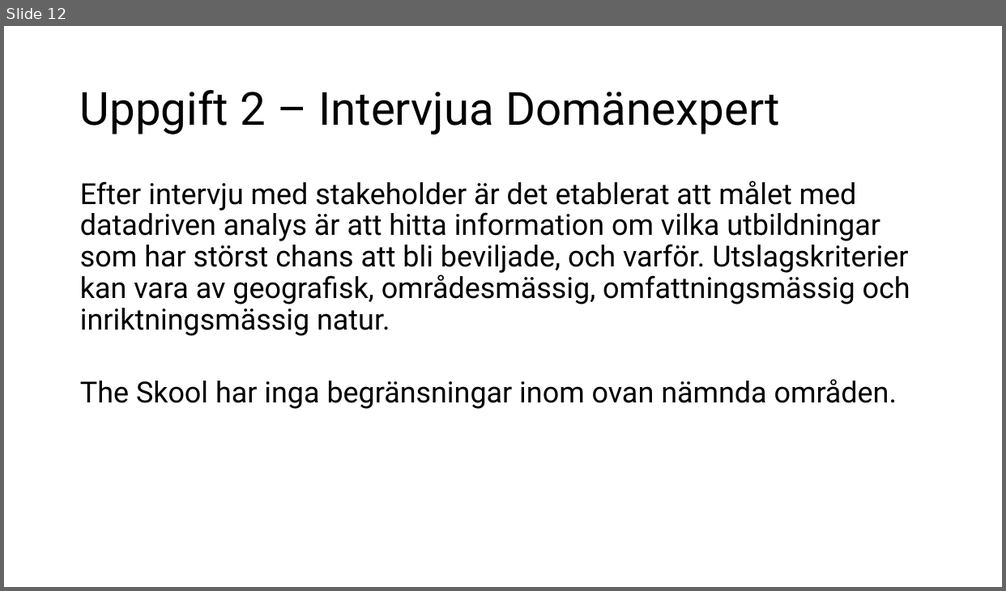
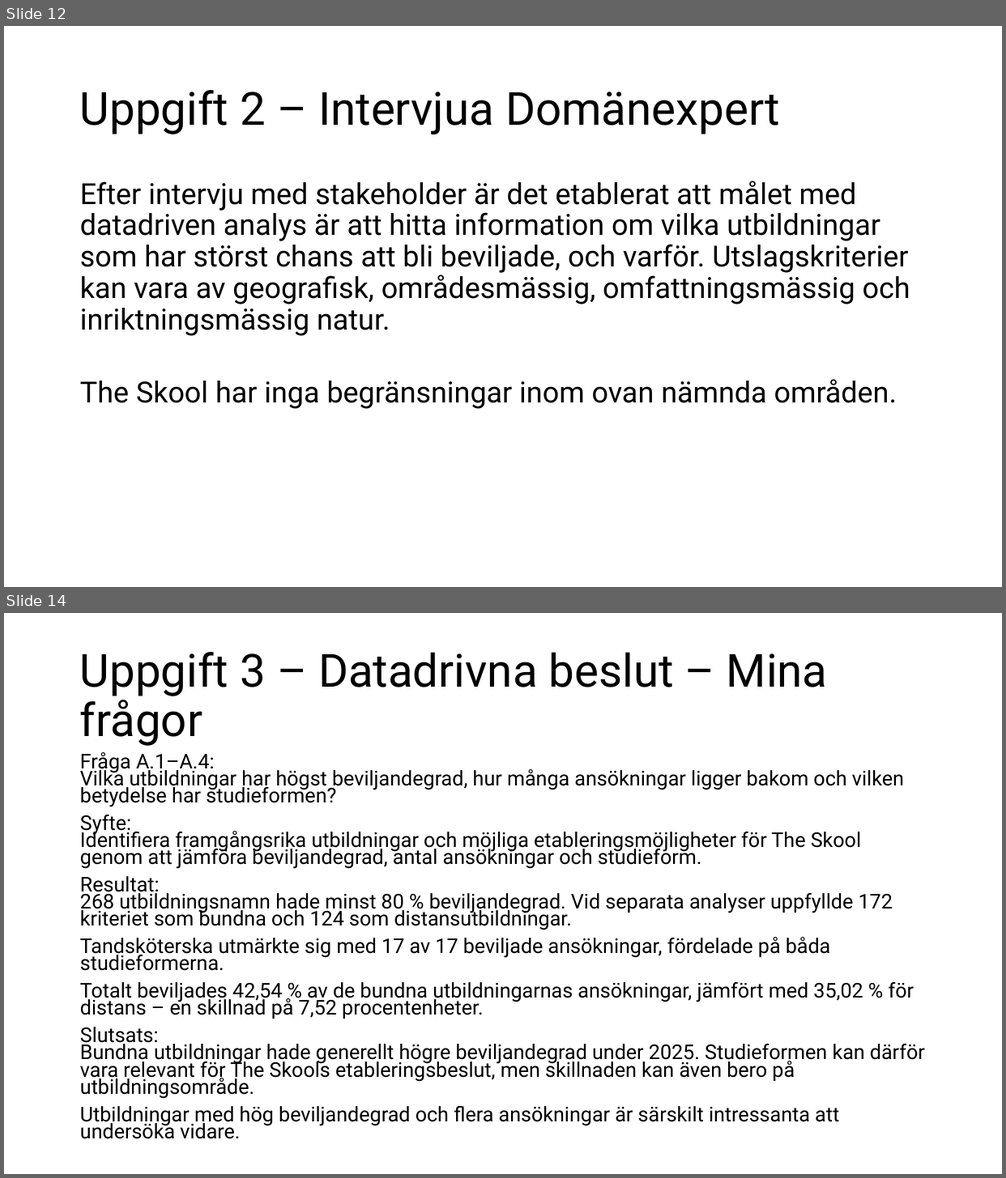
Before and after one commit to dosselicious/the_skool_jens_dossel, a slide deck: The Skool - Jens Dossel.pptx. Shown one above the other, each under a label of ours: slide 12 before the commit, slides 12 and 14 after it; the slides between them are not shown. The pictures are 1006x591 and 1006x1178 pixels, drawn with LibreOffice and Linux fonts; fonts in the diff are those of the drawing. Boxes give left, top, right and bottom in pixels: in the first picture for what was removed or moved away, otherwise in the second. Text is boxed around its words. In the diff, an @@ line names an element or a change of style, - is before the commit and + after.

Commit message:
ppt uppdaterad uppgift 3 A

```diff
--- a/The Skool - Jens Dossel.pptx
+++ b/The Skool - Jens Dossel.pptx
@@ slide 14 added at [4, 613, 1002, 1174], background #FFFFFF @@
@@ title added at [80, 652, 828, 746], 44 pt, text #000000 @@
+Uppgift 3 – Datadrivna beslut – Mina frågor
@@ text added at [80, 752, 925, 1139], 19.6 pt, text #000000 @@
+Fråga A.1–A.4:
+Vilka utbildningar har högst beviljandegrad, hur många ansökningar ligger bakom och vilken betydelse har studieformen?
+Syfte:
+Identifiera framgångsrika utbildningar och möjliga etableringsmöjligheter för The Skool genom att jämföra beviljandegrad, antal ansökningar och studieform.
+Resultat:
+268 utbildningsnamn hade minst 80 % beviljandegrad. Vid separata analyser uppfyllde 172 kriteriet som bundna och 124 som distansutbildningar.
+Tandsköterska utmärkte sig med 17 av 17 beviljade ansökningar, fördelade på båda studieformerna.
+Totalt beviljades 42,54 % av de bundna utbildningarnas ansökningar, jämfört med 35,02 % för distans – en skillnad på 7,52 procentenheter.
+Slutsats:
+Bundna utbildningar hade generellt högre beviljandegrad under 2025. Studieformen kan därför vara relevant för The Skools etableringsbeslut, men skillnaden kan även bero på utbildningsområde.
+Utbildningar med hög beviljandegrad och flera ansökningar är särskilt intressanta att undersöka vidare.
```
Also in this commit, not shown: 1 slide changed.
